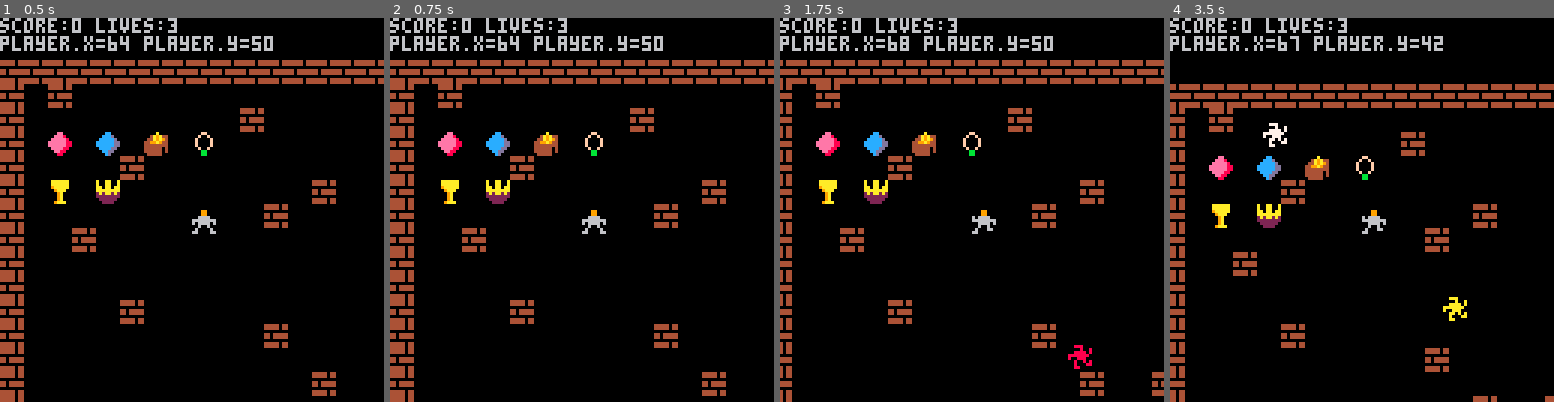
Above: before the commit, frames 1-4 (left to right).
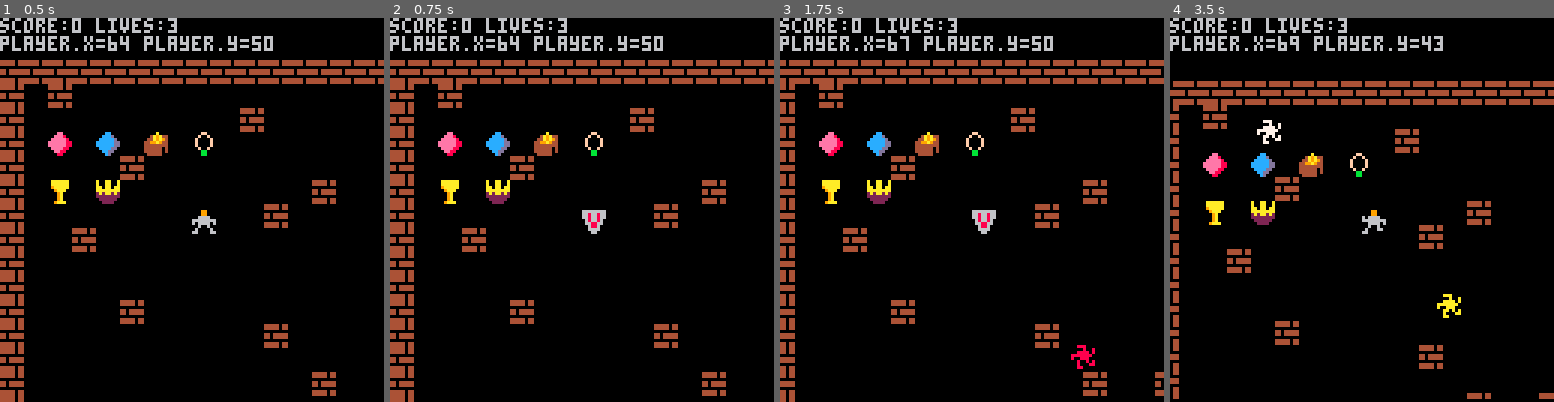
Above: after the commit, the same moments.

Repository: HNE74/pico8
Game: PICO-8 cartridge dtreasure/dtreasure.p8
Same seed, same stepped clock (60 frames per second), same inputs: the game is played once before the commit and once after it.
Inputs:
- Up to frame 1 (0.5 s): tap X (X key) at 0.33 s
- Up to frame 2 (0.75 s): tap O (Z key) at 0.7 s
- Up to frame 3 (1.75 s): tap X (X key) at 1.07 s; hold Right from 1.6 s (still down); tap O (Z key) at 1.7 s
- Up to frame 4 (3.5 s): tap X (X key) at 1.85, 2.97 s; release Right at 2.1 s; tap O (Z key) every 0.4 s from 2.1 to 3.3 s; hold Up 2.15-2.42 s; hold Right 2.47-3.03 s; hold Left from 3.08 s (still down)

Frame 1 is identical in both runs. In frame 2, 0.3% of the frame differs, in the area x 50-57%, y 50-57%; in frame 3, 5.1%; in frame 4, 12%, in the area x 0-100%, y 5-100%.

Commit message:
player shield added

Diff:
--- a/dtreasure/dtreasure.p8
+++ b/dtreasure/dtreasure.p8
@@ -77,6 +77,8 @@
   player.sword=nil
   player.swordpos=0
   player.sowrdrawn=false
+  player.shieldsprite=28
+  player.shielddrawn=false
 end
 
 function create_sword(pos)
@@ -189,7 +191,11 @@
 function draw_player()
   camera(world.xcam-world.xcamoffset,world.ycam-world.ycamoffset)
   if game.state==game.states["run"] then
-    spr(player.sprite,player.xp,player.yp)
+    if player.shielddrawn then
+      spr(player.shieldsprite,player.xp,player.yp)
+    else
+      spr(player.sprite,player.xp,player.yp)
+    end
   elseif game.state==game.states["player_hit"] then
     spr(dead.sprite,dead.xp,dead.yp)
   end
@@ -290,7 +296,14 @@
     player.swordpos=2
   end
 
-  if b5 and game.state==game.states["run"] then
+  if b4 then
+    player.shielddrawn=true
+    xd,yd=0,0
+  else
+    player.shielddrawn=false
+  end
+
+  if not b4 and b5 and game.state==game.states["run"] then
     player.sword=create_sword(player.swordpos)
     if not player.sworddrawn then
       check_dragon_hit()
@@ -365,7 +378,11 @@
   player.xp+=xd
   player.yp+=yd
   tilecol=player_tile_coll()
-  player_fire_coll()
+
+  if not player.shielddrawn then
+    player_fire_coll()
+  end
+
   local dtouch=intersect(player,dragon)
   if (tilecol~=nil and tilecol.value==1) or dtouch==true then
     player.xp-=xd
@@ -461,14 +478,14 @@
 000000000060060000600600006006000eeee8800ccccdd04444440400f00f000009a00022222222008008080090090900aa0a0a007707070000000000000000
 4444404406000060060006600660006000ee880000ccdd0044444404000bb0000009a00002222220008000880090009900a000aa007000770000000000000000
 4444404466000066660000000000006600088000000cd00004444400000bb000009aaa0000222200008800000099000000aa0000007700000000000000000000
-00000000000000000000000000000000000990000000000000000000000000000000000000066000000000000006600000000000000000000000000000000000
-00000000000000000000000000000000000980000009000000000000000000000000000000888800000000000006600000000000000000000000000000000000
-0003030003300000000000003330000000a8a80000a8a8a000000000000000000800000000066000000000800006600000000000000000000000000000000000
-00380830330033000000000333330000a88a9889080a980000000000000000006866666600066000666666860006600000000000000000000000000000000000
-00e83e8333333003300000033333300080a9aa0a80a90aa0000a0000000000006866666600066000666666860006600000000000000000000000000000000000
-00333333333333330000003330b3300000900a0000000a0909900a00000000000800000000066000000000800006600000000000000000000000000000000000
-033333bb3bb3b3333330003300033000080000a0080800a008080080000000000000000000066000000000000088880000000000000000000000000000000000
-33767bb3bbbbbb3b33330000000b3000aa000099aa000a99a0000a90000000000000000000066000000000000006600000000000000000000000000000000000
+00000000000000000000000000000000000990000000000000000000000000000000000000066000000000000006600066666666000000000000000000000000
+00000000000000000000000000000000000980000009000000000000000000000000000000888800000000000006600066866866000000000000000000000000
+0003030003300000000000003330000000a8a80000a8a8a000000000000000000800000000066000000000800006600066866866000000000000000000000000
+00380830330033000000000333330000a88a9889080a980000000000000000006866666600066000666666860006600006866860000000000000000000000000
+00e83e8333333003300000033333300080a9aa0a80a90aa0000a0000000000006866666600066000666666860006600006688660000000000000000000000000
+00333333333333330000003330b3300000900a0000000a0909900a00000000000800000000066000000000800006600000688600000000000000000000000000
+033333bb3bb3b3333330003300033000080000a0080800a008080080000000000000000000066000000000000088880000666600000000000000000000000000
+33767bb3bbbbbb3b33330000000b3000aa000099aa000a99a0000a90000000000000000000066000000000000006600000066000000000000000000000000000
 7663333333bbbbbbb3333000000330000a0090a00a0800a000000000000000000000000000000000000000000000000000000000000000000000000000000000
 3333003333333333bbb33300000b3000008990080009000808000000000000000000000000000000000000000000000000000000000000000000000000000000
 030000333333333333bbb330000b300009a0a0a009a90a000000a000000000000000000000000000000000000000000000000000000000000000000000000000
